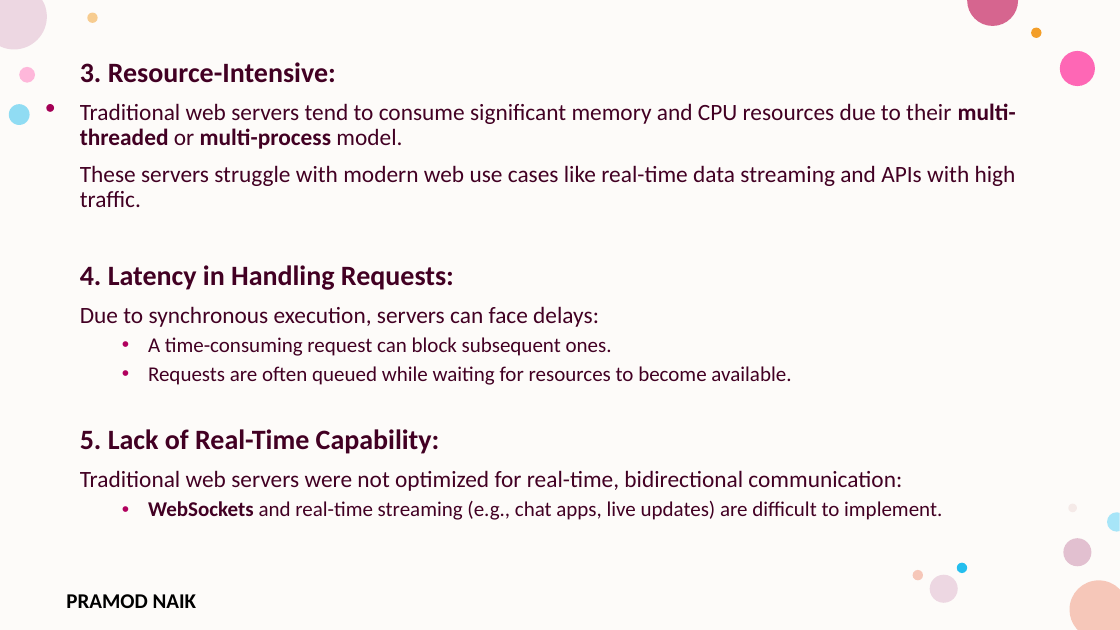
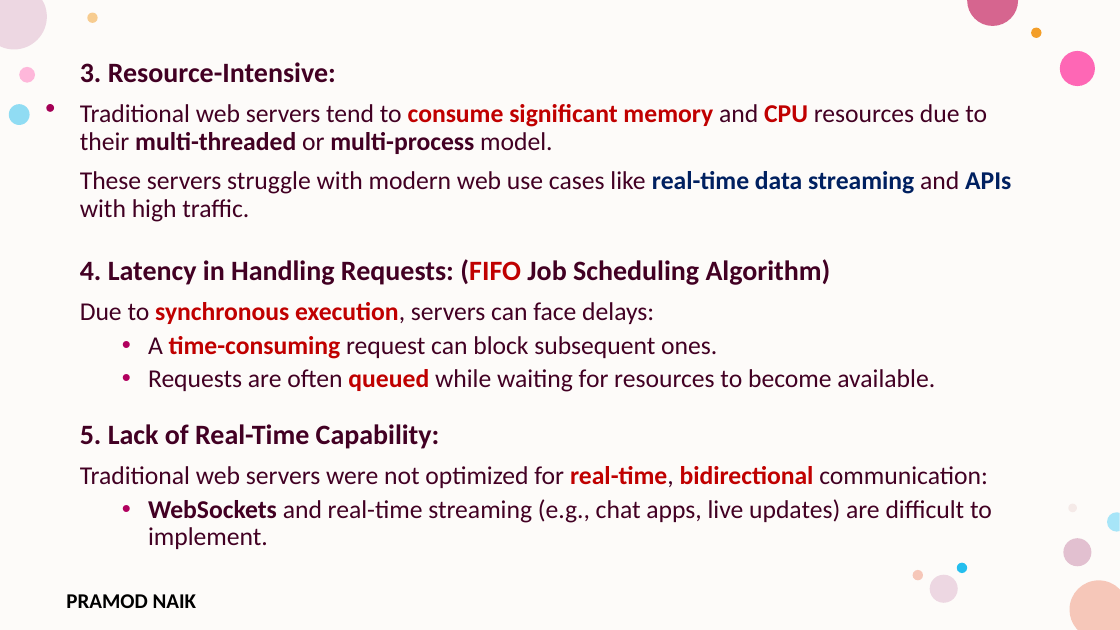
Before and after one commit to PRAMODNAIK-DEV/Node.js-Hands-on-Workshop, a slide deck: slide 27 of Day-1 – Node.js Fundamentals & HTTP Module.pptx (slide 21 before the commit). Drawn at 1120x630 pixels with LibreOffice and Linux fonts; fonts in the diff are those of the drawing; background and template pictures are left out. Boxes give left, top, right and bottom in pixels: in the first picture for what was removed or moved away, otherwise in the second. Text is boxed around its words. In the diff, an @@ line names an element or a change of style, - is before the commit and + after.

```diff
--- a/Day-1 – Node.js Fundamentals & HTTP Module.pptx
+++ b/Day-1 – Node.js Fundamentals & HTTP Module.pptx
@@ text at [80, 104, 1011, 549]: size 20 to 22 pt in "Traditional web servers tend to consume significant ...", "These servers struggle with modern web use ...", "Due to synchronous execution, servers can face ...", "Traditional web servers were not optimized for ..."; text colour #420023 to #C00000 in "consume significant memory CPU", "synchronous execution,", "time-consuming", "queued" and 1 more places; bold on in "consume significant memory CPU", "real-time data streaming APIs", "synchronous execution,", "time-consuming" and 2 more places; text colour #420023 to #002060 in "real-time data streaming APIs"; size 18 to 22 pt in "A time-consuming request can block subsequent ones.", "Requests are often queued while waiting for ...", "WebSockets and real-time streaming (e.g., chat apps, ..." @@
@@ text at [80, 259, 831, 285]: text changed @@
-4. Latency in Handling Requests:
+4. Latency in Handling Requests: (FIFO Job Scheduling Algorithm)
```
Also in this commit, not shown: 42 other slides changed, 13 slides added, 1 slide removed, 2 other files.
